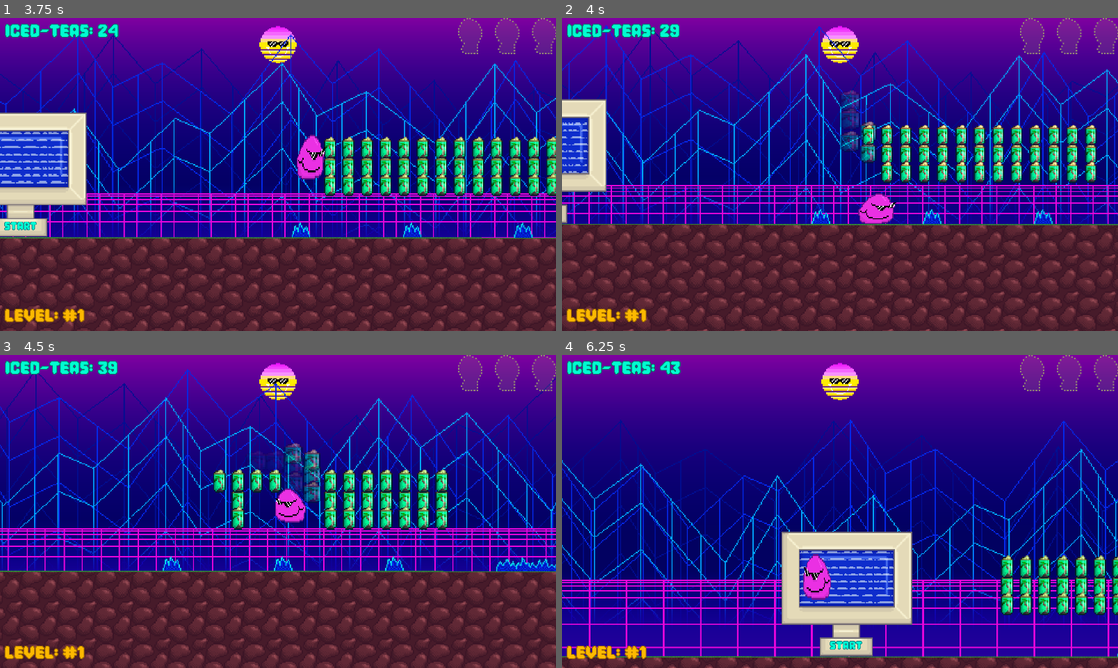
Above: before the commit, frames 1-4 (two rows, left to right).
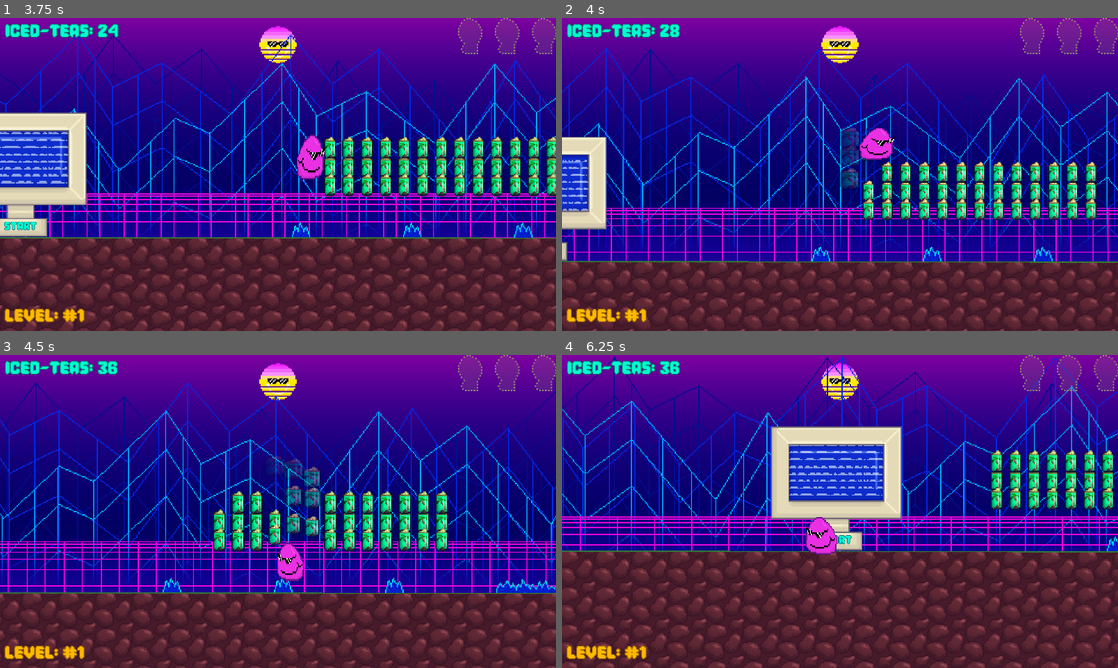
Above: after the commit, the same moments.

Repository: qualitytrash1/G.L.S.A.G.L.TM
Game: Godot game, scene res://scenes/game.tscn
The game is run twice, just before and just after one commit, with the same random seed, the same clock (stepped at 60 frames per second) and the same inputs.
Inputs (mouse positions are in pixels of both pictures, inside the frame that each line leads up to):
- Up to frame 1 (3.75 s): move the mouse to (400, 158) at 0.52 s; hold D (right) 0.53-2.03 s; tap S (pound) at 0.6, 1.55, 3.05, 3.6 s; tap W (jump) at 0.77, 0.8, 1.07, 1.35, 1.52, 1.82, 2.3, 3.02, 3.32 s; move the mouse to (166, 190) at 1.27 s; move the mouse to (333, 105) at 2.02 s; press the mouse at (333, 105) at 2.03 s; hold A (left) 2.03-2.78 s; move the mouse to (250, 237) at 2.77 s; release the mouse at (250, 237) at 2.78 s; hold D (right) from 2.78 s (still down); right-click (250, 237) at 2.85 s; move the mouse to (444, 221) at 3.52 s
- Up to frame 2 (4 s): keep holding D (right); tap W (jump) at 3.77, 3.8 s
- Up to frame 3 (4.5 s): tap W (jump) at 4.07 s; move the mouse to (111, 464) at 4.27 s; release D (right) at 4.28 s; hold A (left) from 4.28 s (still down); tap Shift (sprint) at 4.35 s
- Up to frame 4 (6.25 s): tap W (jump) at 4.52, 4.82, 5.3, 5.85, 6.02 s; tap S (pound) at 4.55, 5.1, 6.05 s; move the mouse to (867, 511) at 5.02 s; release A (left) at 5.03 s; hold D (right) 5.03-5.78 s; move the mouse to (756, 433) at 5.77 s; hold A (left) from 5.78 s (still down)

Frame 1 is identical in both runs. In frame 2, 33% of the frame differs, in the area x 0-100%, y 2-100%; in frame 3, 32%; in frame 4, 61%, in the area x 0-100%, y 0-100%.

Commit message:
wfersgdthf

Diff:
--- a/glambert's-largely-sized-adventures-in-glam-land™!/scripts/glambert.gd
+++ b/glambert's-largely-sized-adventures-in-glam-land™!/scripts/glambert.gd
@@ -150,6 +150,9 @@
 		coyote_time = MAX_COYOTE_TIME
 		buffer_jump = 0
 		velocity.y = jump_velocity
+		weight = BASE_WEIGHT
+		ground_pounding = false
+		ground_pound_time = 0
 
 	# Get the input direction and handle the movement/deceleration.
 	# As good practice, you should replace UI actions with custom gameplay actions.
